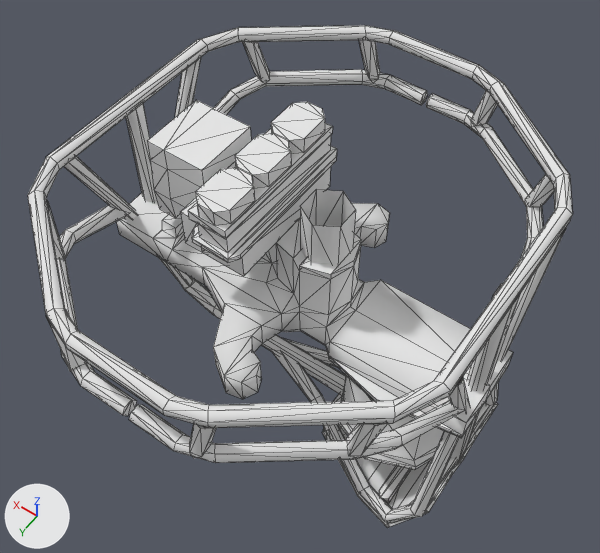
The COLLADA model software/models/atlas_v4/meshes/pelvis.dae as it was, and as the next commit left it.
Rendered twice from a camera (50 mm lens) standing at (-0.223, 0.326, 0.553) and looking at (0.016, -0.009, 0.027). Arrows for +X, +Y and +Z are at lower left; the lights stay in place. Mesh edges are drawn as thin lines. Where no turn or scale is listed for an object, it has been applied to the vertices.

In view in the first picture: 'pelvis'.
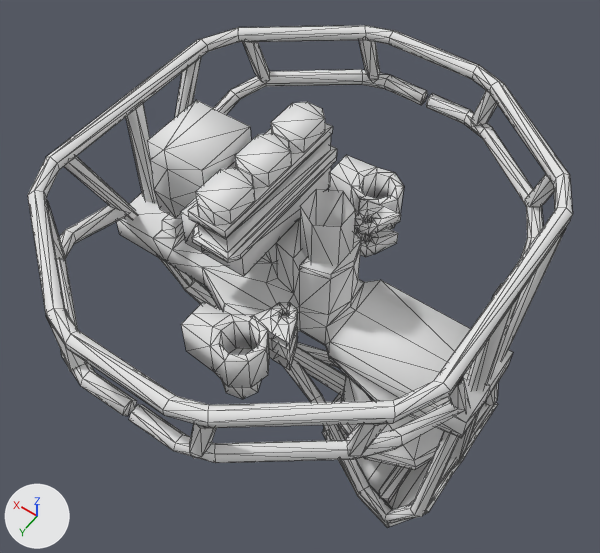
The newer file is also turned or shifted as a whole; pictures and numbers use the older file's frame.

Where the change shows, as pixel boxes [x1, y1, x2, y2] in the pictures (600 x 553 px):
part 1 of me_pelvismesh, added: after [269, 326, 298, 370]
part 2 of me_pelvismesh, added: after [251, 302, 297, 350]
part 3 of me_pelvismesh, added: after [355, 222, 398, 257]
part 4 of me_pelvismesh, added: after [355, 196, 401, 236]
part 5 of me_pelvismesh, added: after [181, 301, 270, 388]
part 6 of me_pelvismesh, added: after [329, 155, 404, 229]

Diff of the bpy script that builds the scene:
```diff
--- a/software/models/atlas_v4/meshes/pelvis.dae.py
+++ b/software/models/atlas_v4/meshes/pelvis.dae.py
@@ me_pelvismesh @@
 # used by ob_pelvis; location = (0.0, 0.0, 0.0)
-me_pelvismesh.from_pydata(...)  # 924 vertices, 1528 faces; spans x -0.157..0.173, y -0.186..0.187, z -0.119..0.155
+me_pelvismesh.from_pydata(...)  # 1174 vertices, 1978 faces; spans x -0.157..0.173, y -0.186..0.187, z -0.119..0.155
+# me_pelvismesh part 1: a new loose piece of 42 vertices spanning x -0.034..0.002, y 0.045..0.073, z 0.041..0.052, in mat_drc_extremities_diffuse (its picture is missing)
+# me_pelvismesh part 2: a new loose piece of 42 vertices spanning x -0.034..0.002, y 0.045..0.073, z 0.066..0.075, in mat_drc_extremities_diffuse (its picture is missing)
+# me_pelvismesh part 3: a new loose piece of 42 vertices spanning x -0.034..0.002, y -0.074..-0.045, z 0.041..0.052, in mat_drc_extremities_diffuse (its picture is missing)
+# me_pelvismesh part 4: a new loose piece of 42 vertices spanning x -0.034..0.002, y -0.074..-0.045, z 0.066..0.075, in mat_drc_extremities_diffuse (its picture is missing)
+# me_pelvismesh part 5: a new loose piece of 38 vertices spanning x -0.024..0.037, y 0.068..0.11, z 0.04..0.074, in mat_drc_extremities_diffuse (its picture is missing)
+# me_pelvismesh part 6: a new loose piece of 38 vertices spanning x -0.024..0.037, y -0.11..-0.069, z 0.04..0.074, in mat_drc_extremities_diffuse (its picture is missing)
 me_pelvismesh.materials.append(mat_drc_extremities_diffuse)
```
